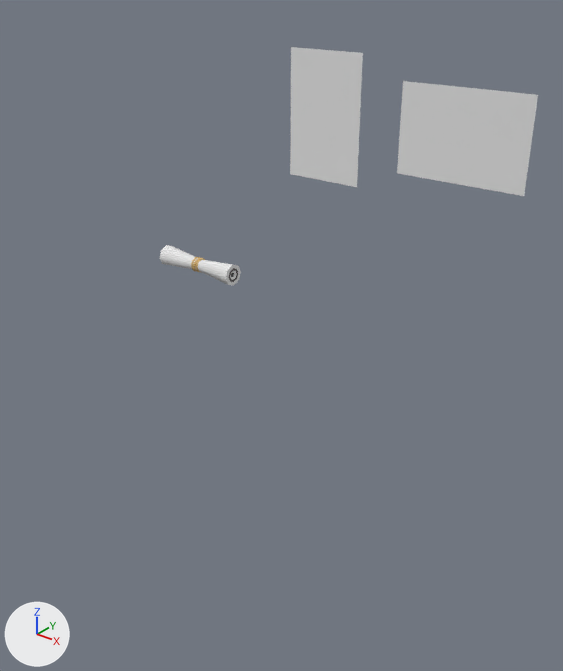
Before and after pictures for a commit that changed the FBX model Assets/Art/Models/Structures/WallMounts/Posters.fbx.
The view is the same before and after, from a camera (50 mm lens) standing at (6.08, -4.07, 2.24) and looking at (3.71, -1.11, 0.4). The axes (+X, +Y, +Z) are drawn at lower left. The lights are the same throughout. Where no turn or scale is listed for an object, it has been applied to the vertices.

Names of what the first picture shows: 'PosterHorizontal', 'PosterRoll', 'PosterVertical'.
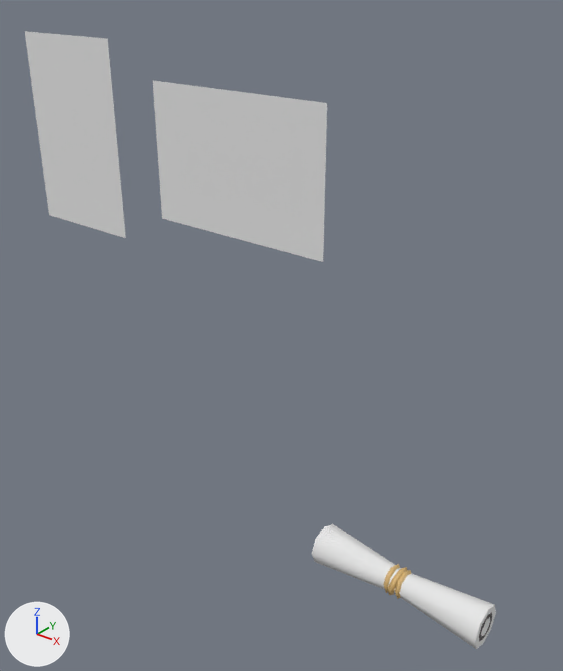
Pixel boxes (x1, y1, x2, y2) of what changed, in the pictures (563 x 671 px):
'PosterHorizontal', reshaped, moved (23% wider, 57% taller)
    before: (397, 81, 538, 196)
    after: (153, 81, 327, 262)
'PosterVertical', reshaped, moved (38% wider, 48% taller)
    before: (290, 47, 363, 187)
    after: (25, 31, 126, 238)
'PosterRoll', moved
    before: (160, 245, 241, 286)
    after: (312, 524, 496, 649)

Diff of the bpy script that builds the scene:
```diff
--- a/Assets/Art/Models/Structures/WallMounts/Posters.fbx.py
+++ b/Assets/Art/Models/Structures/WallMounts/Posters.fbx.py
@@ me_plane_004 @@
 me_plane_004.from_pydata(...)  # 4 vertices, 1 face; spans x -0.422..0.422, y 0.227, z 1.0..1.563
 # used by ob_posterhorizontal; location = (4.0, 0.0, 0.0)
-me_plane_004.vertices[0].co = (-0.422, 0.227, 1.563)  # pixel (403, 81)
-me_plane_004.vertices[1].co = (0.422, 0.227, 1.563)  # pixel (538, 94)
-me_plane_004.vertices[2].co = (-0.422, 0.227, 1.0)  # pixel (397, 173)
-me_plane_004.vertices[3].co = (0.422, 0.227, 1.0)  # pixel (524, 196)
+# me_plane_004 part 2
+me_plane_004.vertices[0].co = (-0.443, 0.227, 1.777)  # pixel (152, 80)
+me_plane_004.vertices[1].co = (0.443, 0.227, 1.777)  # pixel (327, 103)
+me_plane_004.vertices[2].co = (-0.443, 0.227, 1.186)  # pixel (162, 218)
+me_plane_004.vertices[3].co = (0.443, 0.227, 1.186)  # pixel (323, 262)
 me_plane_004.materials.append(mat_poster)
@@ me_plane_017 @@
 me_plane_017.from_pydata(...)  # 4 vertices, 1 face; spans x -0.281..0.281, y 0.227, z 0.86..1.704
 # used by ob_postervertical; location = (3.0, 0.0, 0.0)
-me_plane_017.vertices[0].co = (0.281, 0.227, 1.704)  # pixel (362, 53)
-me_plane_017.vertices[1].co = (0.281, 0.227, 0.86)  # pixel (357, 187)
-me_plane_017.vertices[2].co = (-0.281, 0.227, 1.704)  # pixel (290, 47)
-me_plane_017.vertices[3].co = (-0.281, 0.227, 0.86)  # pixel (290, 174)
+# me_plane_017 part 1
+me_plane_017.vertices[0].co = (0.295, 0.227, 1.925)  # pixel (107, 38)
+me_plane_017.vertices[1].co = (0.295, 0.227, 1.039)  # pixel (125, 238)
+me_plane_017.vertices[2].co = (-0.295, 0.227, 1.925)  # pixel (24, 31)
+me_plane_017.vertices[3].co = (-0.295, 0.227, 1.039)  # pixel (49, 215)
 me_plane_017.materials.append(mat_poster)
@@ ob_posterhorizontal @@
 ob_posterhorizontal = bpy.data.objects.new('PosterHorizontal', me_plane_004)
-ob_posterhorizontal.location = (4.0, 0.0, 0.0)
+ob_posterhorizontal.location = (4.0, -2.0, 0.0)
@@ ob_posterroll @@
 ob_posterroll = bpy.data.objects.new('PosterRoll', me_cylinder_008)
-ob_posterroll.location = (2.0, 0.0, 0.078)
+ob_posterroll.location = (5.0, -2.0, 0.078)
@@ ob_postervertical @@
 ob_postervertical = bpy.data.objects.new('PosterVertical', me_plane_017)
-ob_postervertical.location = (3.0, 0.0, 0.0)
+ob_postervertical.location = (3.0, -2.0, 0.0)
```
